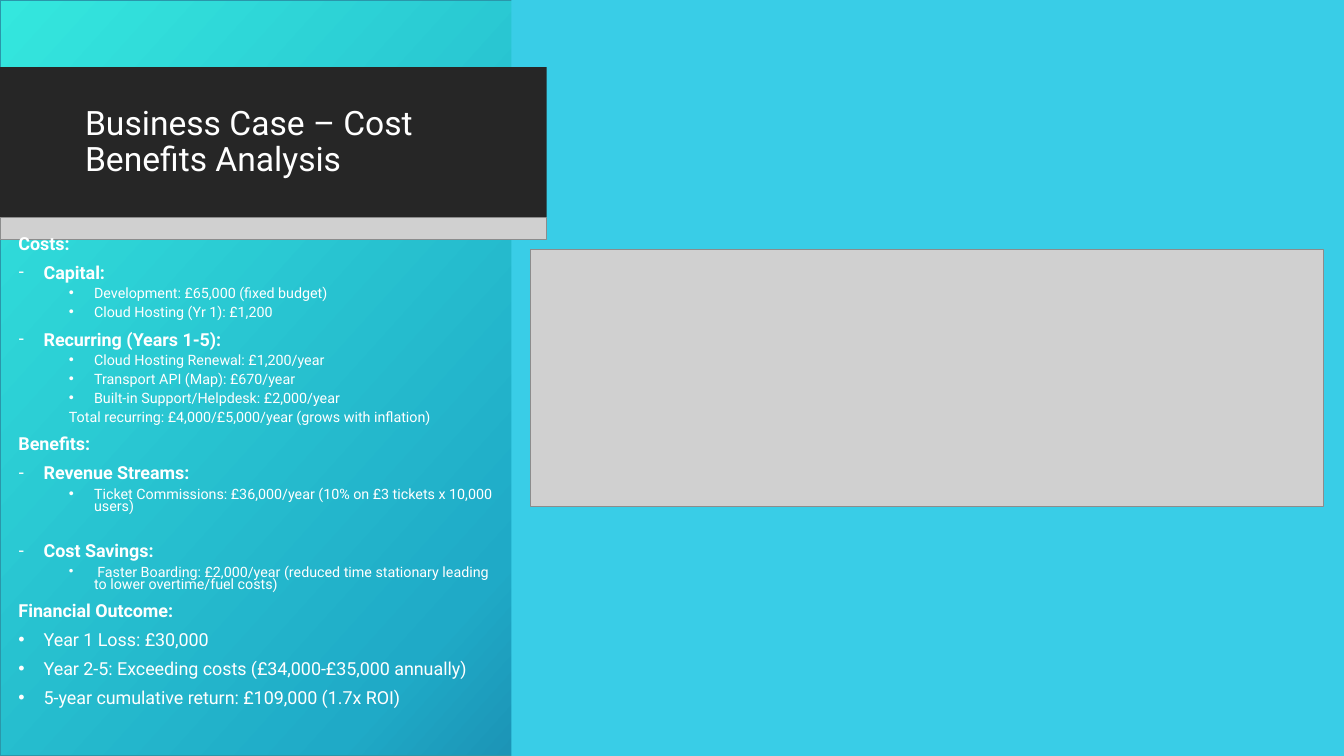
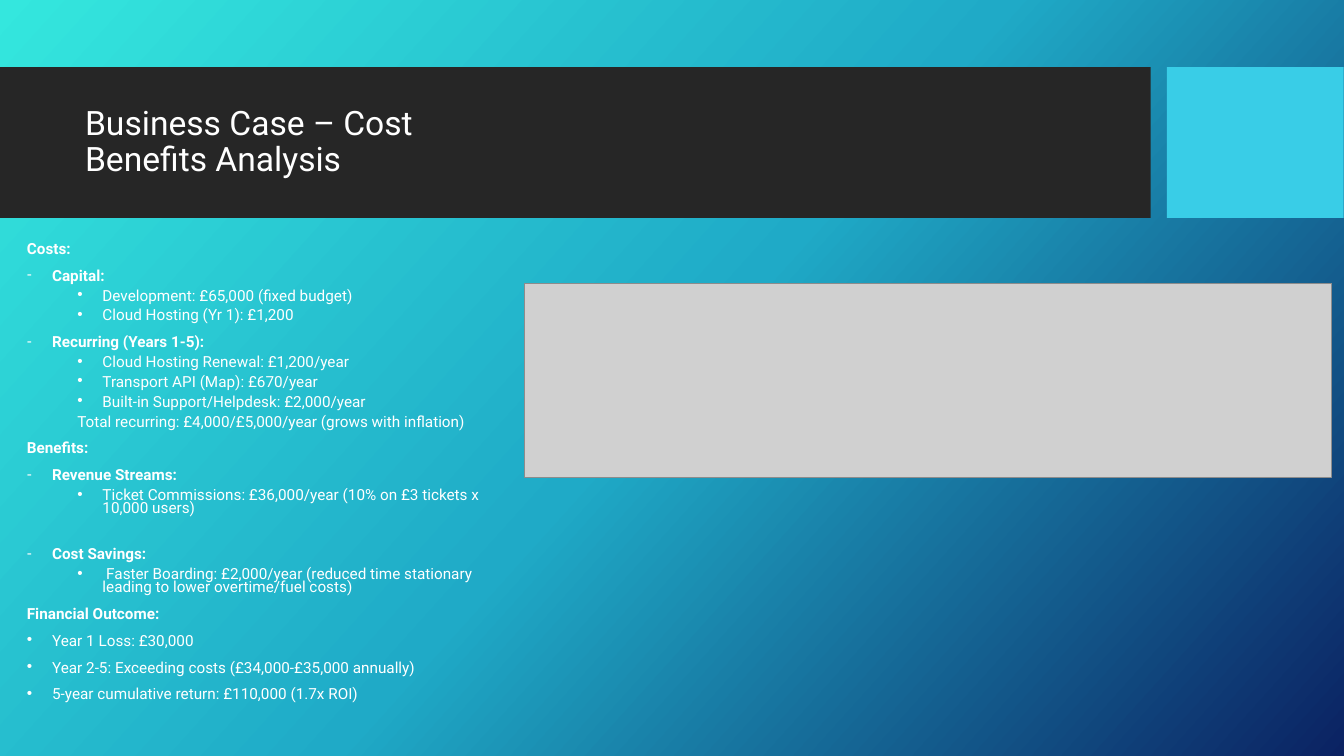
Before and after one commit to c3026923/south-yorkshire-bus-journey-planner, a slide deck: slide 7 of SY Bus Journey Planner Presentation.pptx. Drawn at 1344x756 pixels with LibreOffice and Linux fonts; fonts in the diff are those of the drawing; grey boxes stand for pictures; background and template pictures are left out. Boxes give left, top, right and bottom in pixels: in the first picture for what was removed or moved away, otherwise in the second. Text is boxed around its words. In the diff, an @@ line names an element or a change of style, - is before the commit and + after.

```diff
--- a/SY Bus Journey Planner Presentation.pptx
+++ b/SY Bus Journey Planner Presentation.pptx
@@ rectangle removed at (0,0,1344,756) @@
@@ rectangle removed at (511,0,1344,756) @@
@@ rectangle removed at (0,68,546,219) @@
@@ picture removed at (0,217,546,239) @@
@@ text "Costs:": place and size @@
-text "Costs:" at (18,233,492,708)
+text "Costs:" at (27,243,479,703)
@@ text at (27,243,479,677): size 12.8 to 10.9 pt in "Costs:", "Capital:", "Recurring (Years 1-5):", "Benefits:" and 5 more places; size 10.2 to 10.9 pt in "Development: £65,000 (fixed budget)", "Cloud Hosting (Yr 1): £1,200", "Cloud Hosting Renewal: £1,200/year", "Transport API (Map): £670/year" and 4 more places @@
@@ picture: place and size @@
-picture at (531,249,1324,506)
+picture at (524,283,1332,477)
@@ text at (52,687,357,703): text changed; size 12.8 to 10.9 pt @@
-• 5-year cumulative return: £109,000 (1.7x ROI)
+• 5-year cumulative return: £110,000 (1.7x ROI)
```
Also in this commit, not shown: 2 other slides changed, 2 slides added, 1 slide removed.
